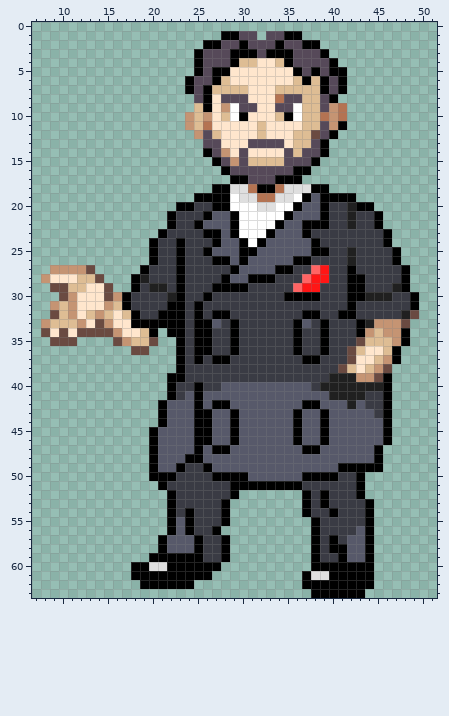
Two states of a pixel-art sprite, graphics/birch_speech/kector.png. Above, as it was before the edit.
The file is 64x64 pixels. Shown: x 7..51, y 0..63.
The same view after the edit:
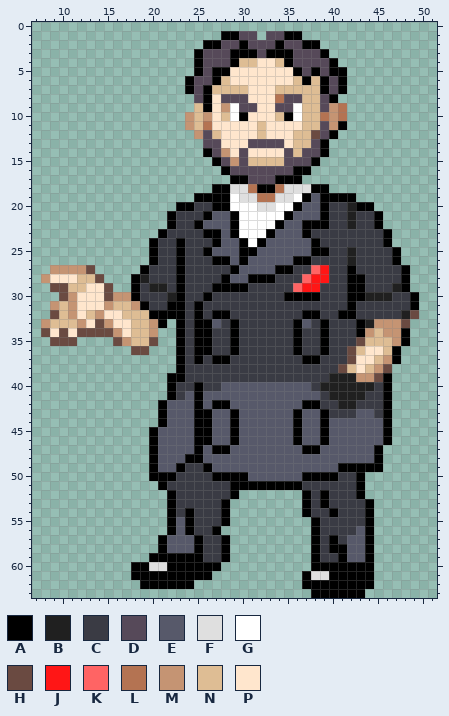
Palette (. is transparent): A #000000  B #202020  C #3a3b44  D #564959  E #57596a  F #dfdfdf  G #ffffff  H #6a4a41  J #ff1616  K #ff6464  L #b47352  M #c59473  N #debd94  P #ffe6cd
Change:
Changed rows in their new state; - is an unchanged pixel.
first column x 15:
30 --MA----
31 --NMA---
32 P--NNA--
33 ---NNM-.
34 ---N-M-.
first column x 39:
40 ------C
41 C------
42 CCB-C--
43 -CCC---
